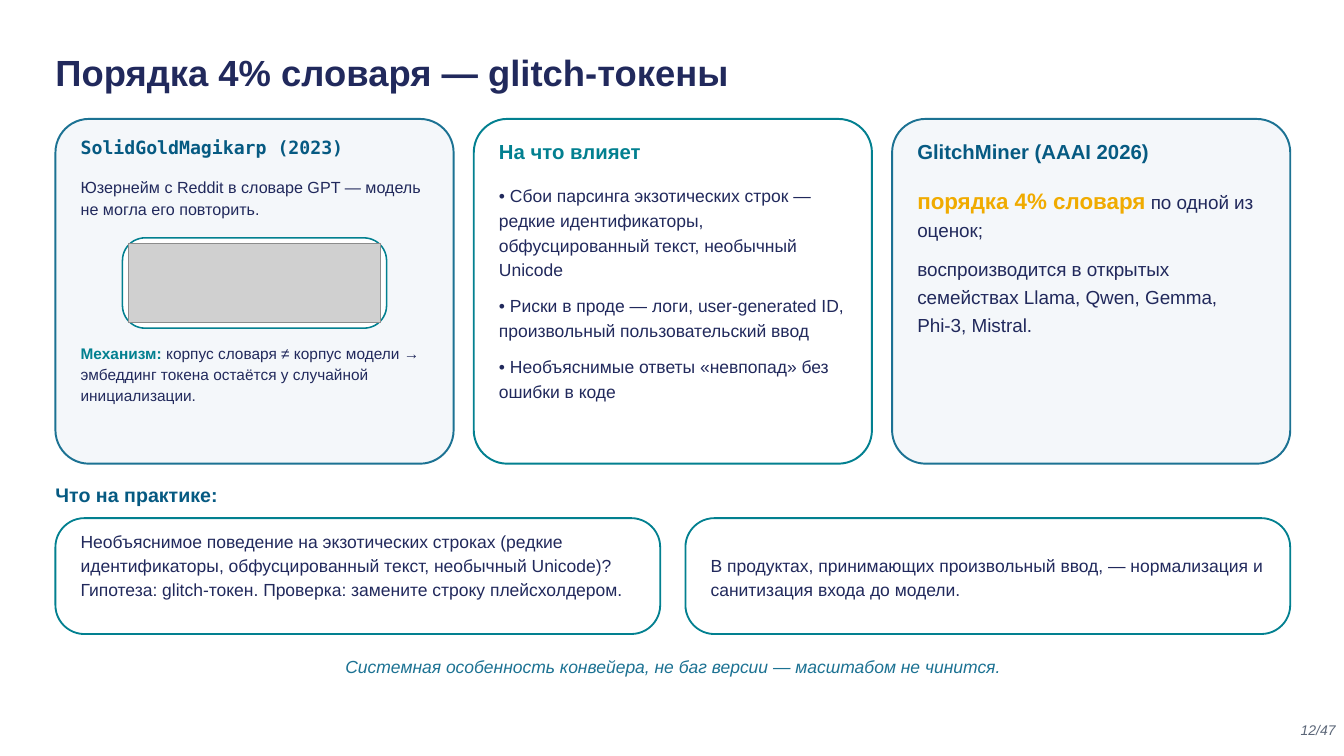
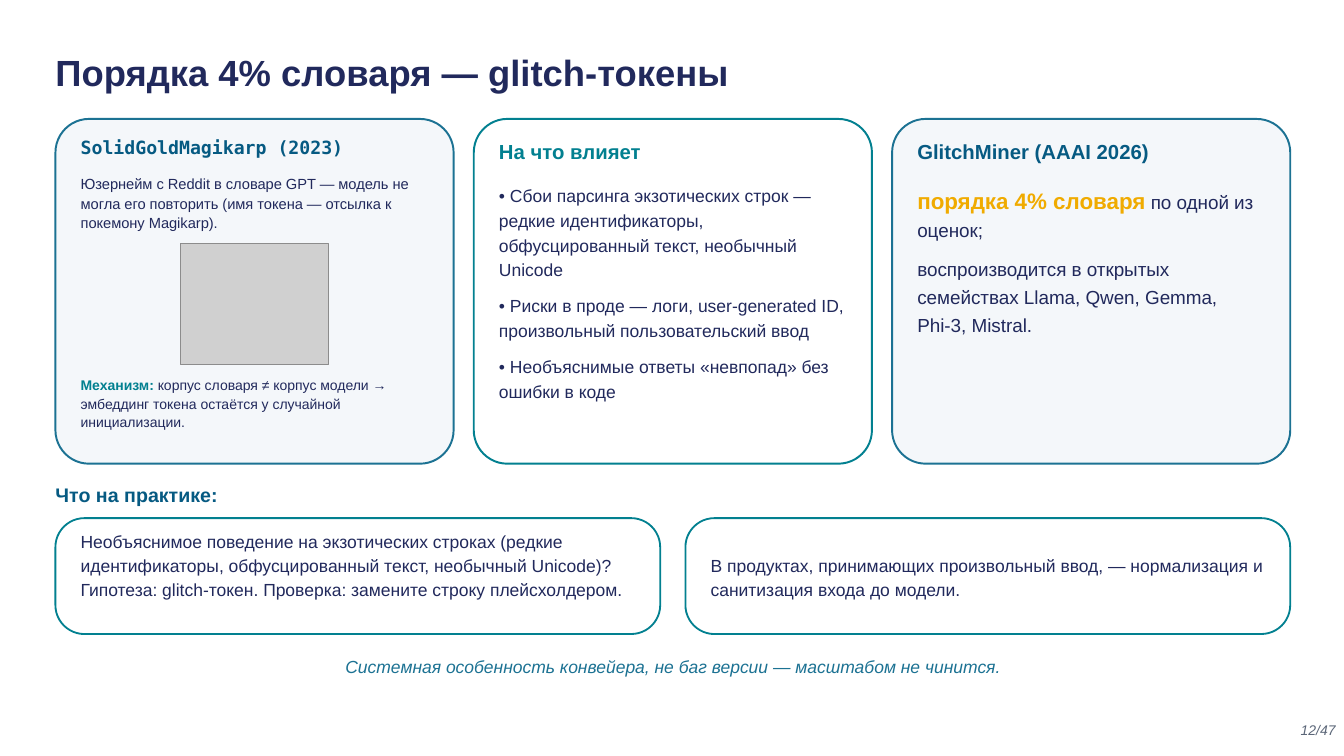
Before and after one commit to tellina-study/AI-usage-lessons, a slide deck: slide 12 of library/lectures/lec-02/rendered/lec-02.pptx. Drawn at 1344x756 pixels with LibreOffice and Linux fonts; fonts in the diff are those of the drawing; grey boxes stand for pictures. Boxes give left, top, right and bottom in pixels: in the first picture for what was removed or moved away, otherwise in the second. Text is boxed around its words. In the diff, an @@ line names an element or a change of style, - is before the commit and + after.

```diff
--- a/library/lectures/lec-02/rendered/lec-02.pptx
+++ b/library/lectures/lec-02/rendered/lec-02.pptx
@@ text at [81, 178, 409, 231]: text changed; size 11.5 to 10.5 pt @@
-Юзернейм с Reddit в словаре GPT — модель не могла его повторить.
+Юзернейм с Reddit в словаре GPT — модель не могла его повторить (имя токена — отсылка к покемону Magikarp).
@@ rounded rectangle removed at [123, 238, 387, 329] @@
@@ picture removed at [128, 244, 380, 323] @@
@@ picture added at [180, 244, 329, 365] @@
@@ text "Механизм: корпус словаря ≠ корпус ...": place and size @@
-text "Механизм: корпус словаря ≠ корпус ..." at [81, 348, 400, 404]
+text "Механизм: корпус словаря ≠ корпус ..." at [81, 380, 368, 430]
@@ text "Механизм: корпус словаря ≠ корпус ..." at [81, 380, 368, 430]: size 11 to 10 pt; line spacing 1.12 to 1.1 @@
```
Also in this commit, not shown: 9 other slides changed, 22 other files.
